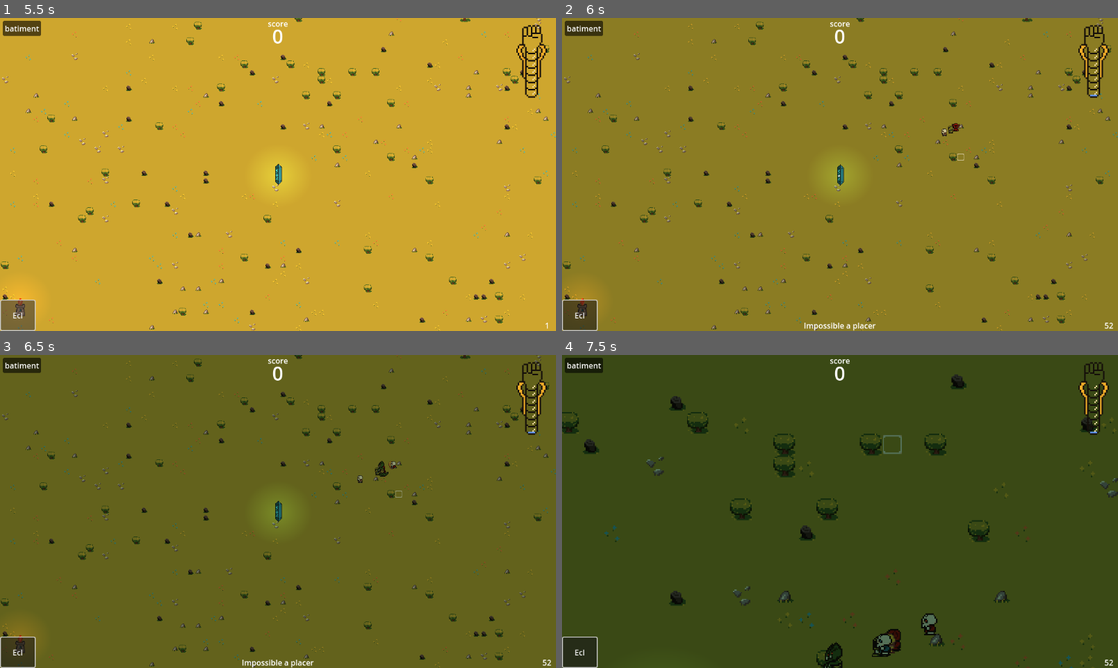
Above: before the commit, frames 1-4 (two rows, left to right).
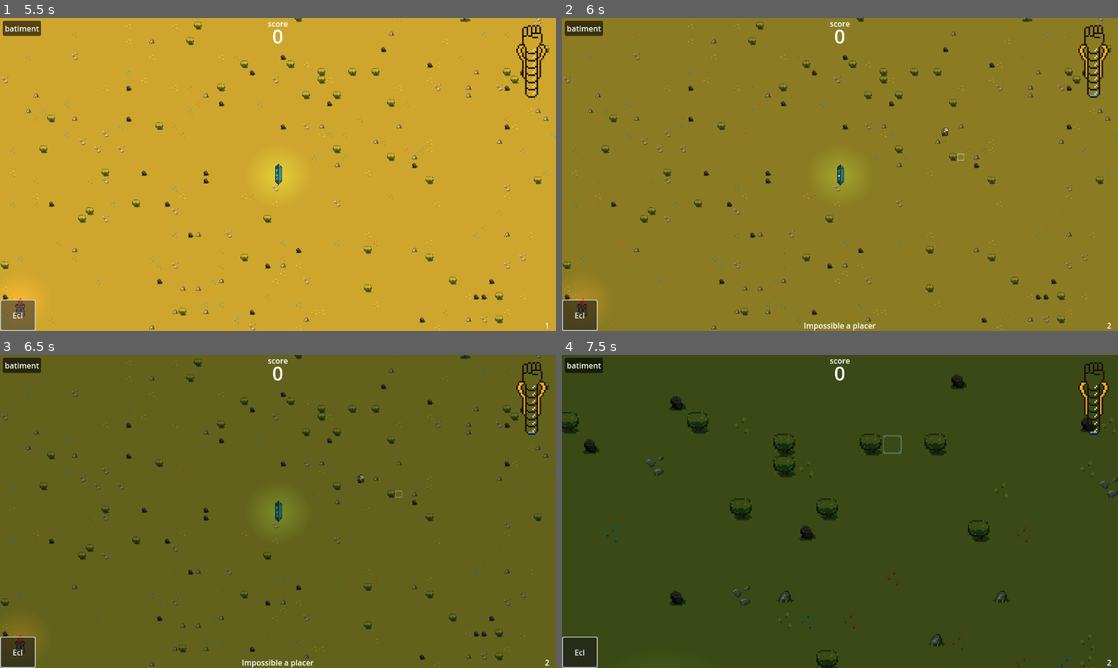
Above: after the commit, the same moments.

Repository: Nuxnuxx/gamejam-2024
Game: Godot game, scene res://Menu/main_menu.tscn
Two runs of this game, one before a commit and one after it. Both use one fixed random seed, a clock stepped at 60 frames per second and the inputs below.
Inputs (mouse positions are in pixels of both pictures, inside the frame that each line leads up to):
- Up to frame 1 (5.5 s): click "JOUER" at 0.5 s; click "batiment" at 1.25 s; click "Ecl" at 2 s; click "batiment" at 2.75 s; click "Ecl" at 3.5 s; click "batiment" at 4.25 s; click "Ecl" at 5 s
- Up to frame 2 (6 s): move the mouse to (962, 158) at 5.77 s; press the mouse at (962, 158) at 5.78 s
- Up to frame 3 (6.5 s): no input
- Up to frame 4 (7.5 s): move the mouse to (728, 527) at 6.52 s; release the mouse at (728, 527) at 6.53 s; tap Mouse wheel down (unzoom) at 6.6 s; move the mouse to (895, 442) at 7.27 s; hold Mouse wheel up (zoom) from 7.28 s (still down)

Frame 1 is identical in both runs. In frame 2, less than 0.1% of the frame differs, in the area x 68-100%, y 33-100%; in frame 3, 0.1%; in frame 4, 0.7%, in the area x 47-100%, y 82-100%.

Commit message:
feat: start at wawe 0

Diff:
--- a/Map/TimeManager.gd
+++ b/Map/TimeManager.gd
@@ -7,7 +7,7 @@
 
 const WaweManager = preload("res://game_manager/wawe_manager.gd")
 
-var current_wawe = 50
+var current_wawe = 0
 var generate_wave = false
 var end_game = false
 
